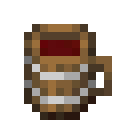
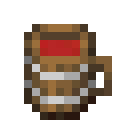
Two versions of the same layered image (128 x 128). Layer-by-layer changes:
painted on "Liquid" over [40, 40, 80, 56]
